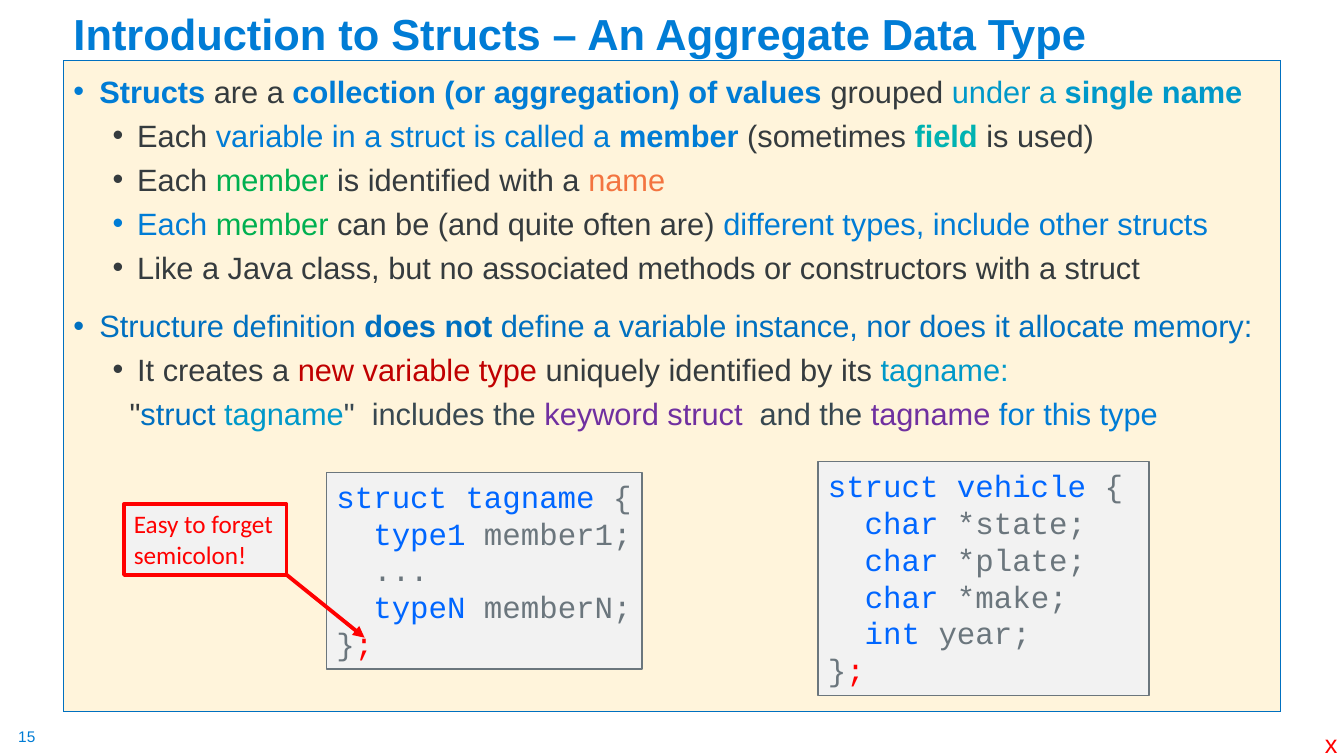
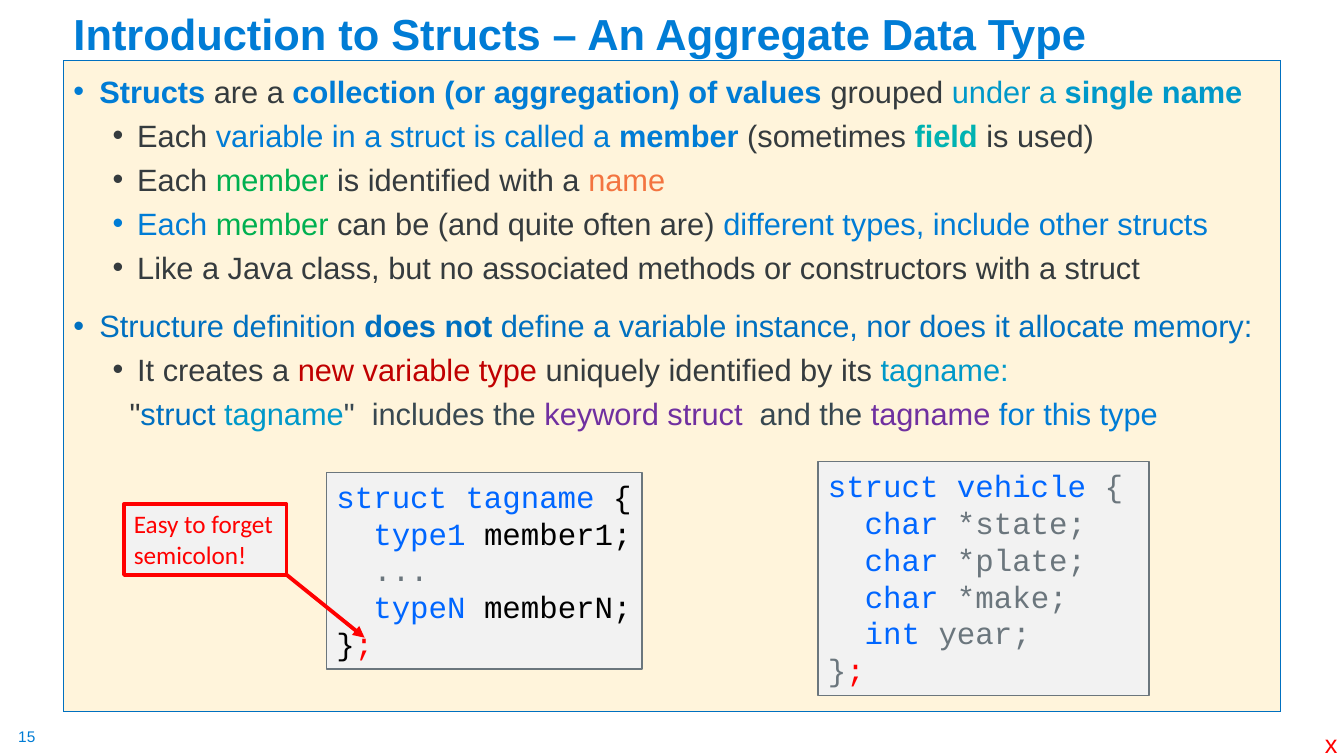
Before and after one commit to cse30-sp24/Muller-Slides, a slide deck: slide 15 of Lecture-9.pptx. Drawn at 1344x756 pixels with LibreOffice and Linux fonts; fonts in the diff are those of the drawing. Boxes give left, top, right and bottom in pixels: in the first picture for what was removed or moved away, otherwise in the second. Text is boxed around its words. In the diff, an @@ line names an element or a change of style, - is before the commit and + after.

```diff
--- a/Lecture-9.pptx
+++ b/Lecture-9.pptx
@@ text in rectangle at [336,487,632,625]: text colour #6B767D to #000000 in "{", "member1;", "memberN;", "};" @@
```
Also in this commit, not shown: 12 other slides changed, 1 slide added, 1 slide removed, 1 other file.
